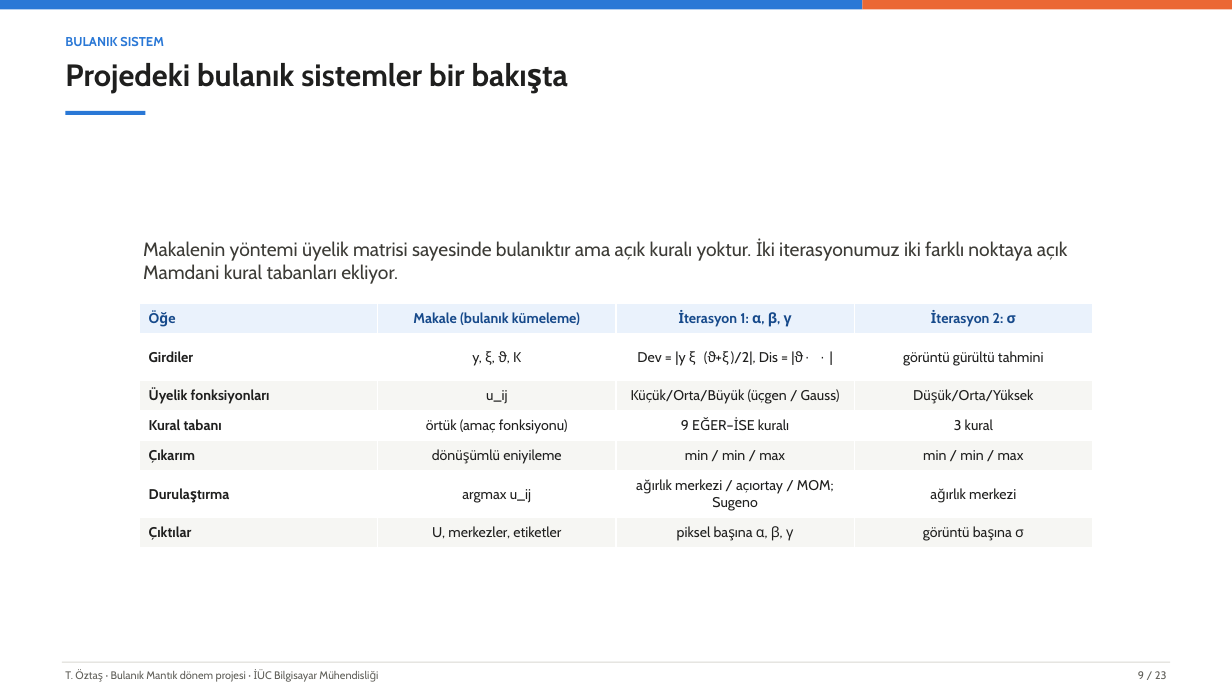
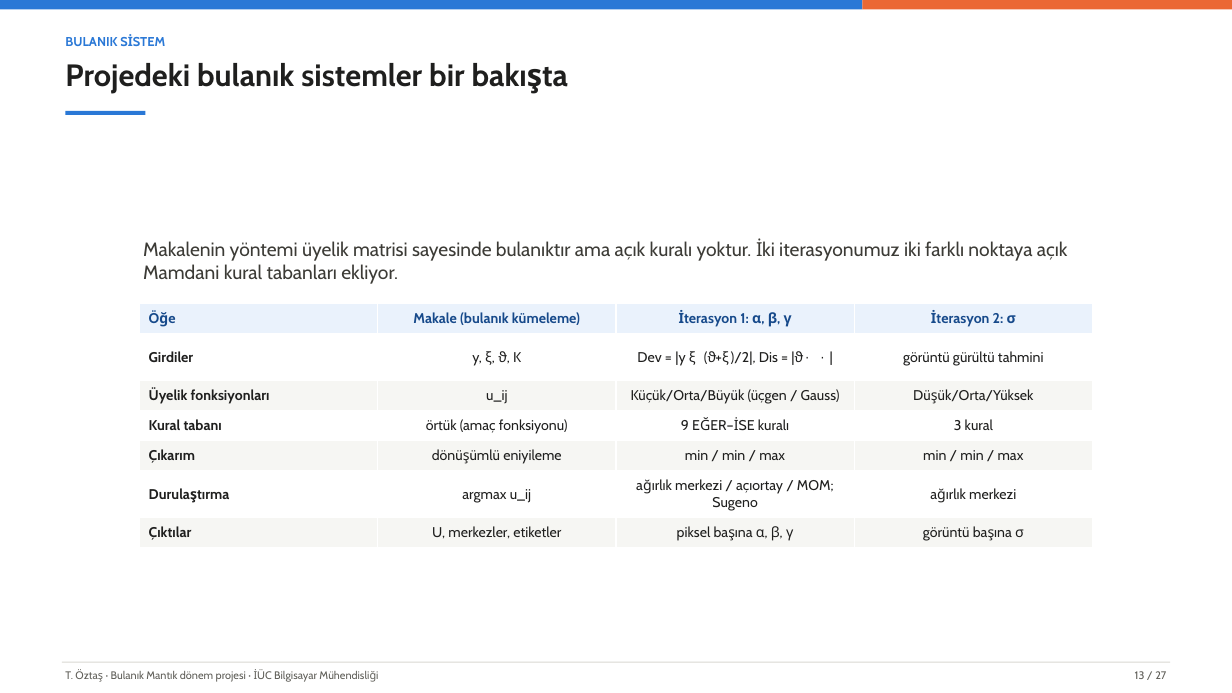
Before and after one commit to tarikoztas/fuzzy-logic-project, a slide deck: slide 13 of presentation/presentation_tr.pptx (slide 9 before the commit). Drawn at 1232x693 pixels with LibreOffice and Linux fonts; fonts in the diff are those of the drawing. Boxes give left, top, right and bottom in pixels: in the first picture for what was removed or moved away, otherwise in the second. Text is boxed around its words. In the diff, an @@ line names an element or a change of style, - is before the commit and + after.

```diff
--- a/presentation/presentation_tr.pptx
+++ b/presentation/presentation_tr.pptx
@@ text at [65, 37, 165, 46]: text changed @@
-BULANIK SISTEM
+BULANIK SİSTEM
@@ text at [1135, 671, 1166, 679]: text changed @@
-9 / 23
+13 / 27
```
Also in this commit, not shown: 22 other slides changed, 4 slides added, 16 other files.
